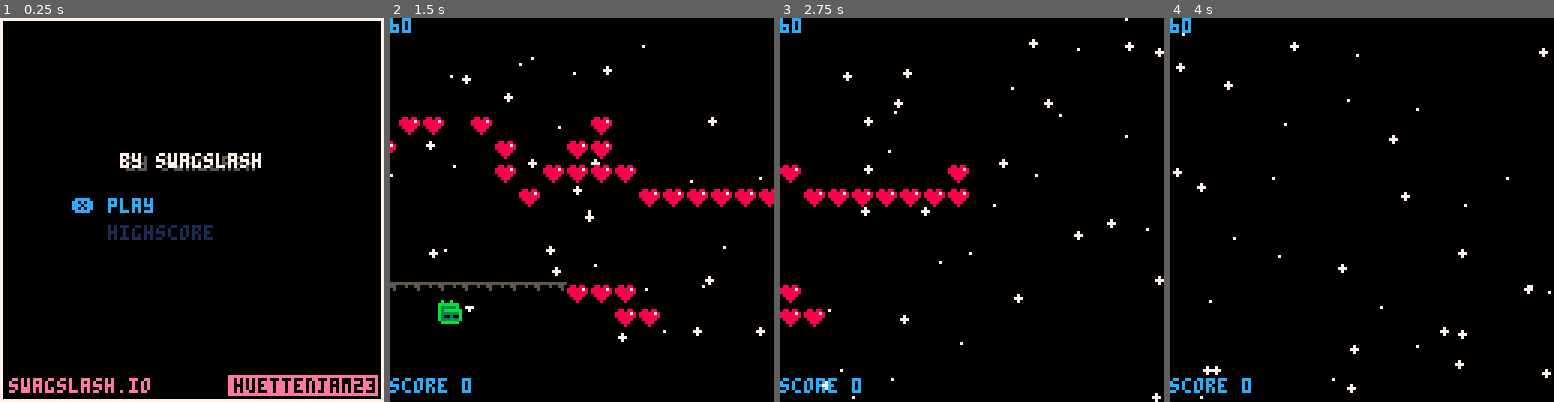
Above: before the commit, frames 1-4 (left to right).
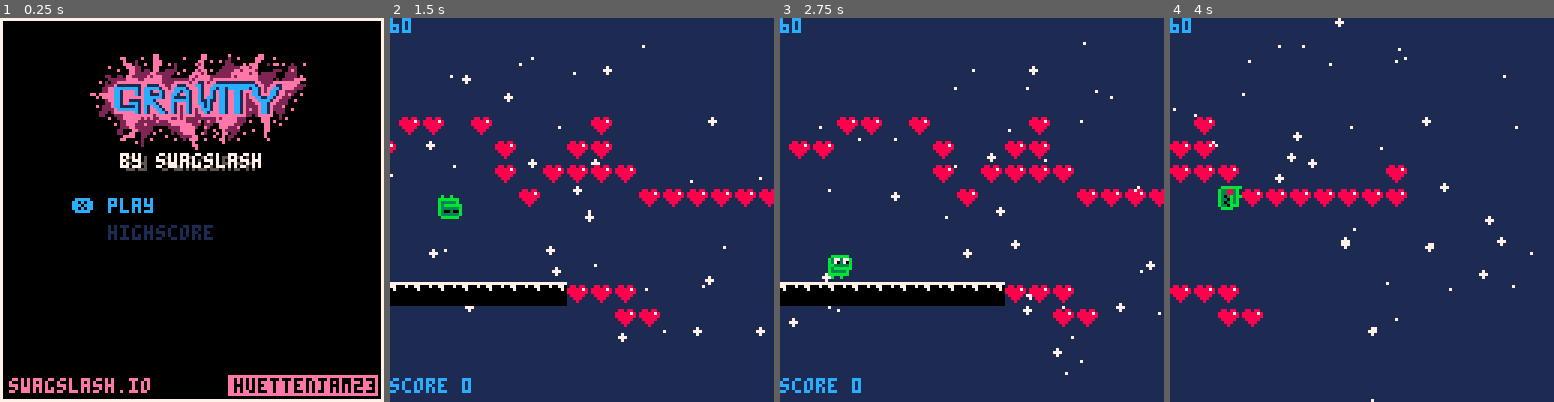
Above: after the commit, the same moments.

Repository: swagslash/huettenjam2023
Game: PICO-8 cartridge huettenjam2023.p8
The game is run twice, just before and just after one commit, with the same random seed, the same clock (stepped at 60 frames per second) and the same inputs.
Inputs:
- Up to frame 1 (0.25 s): no input
- Up to frame 2 (1.5 s): tap X (X key) at 0.33, 1.07 s; tap O (Z key) at 0.7 s
- Up to frame 3 (2.75 s): tap O (Z key) at 1.7, 2.1, 2.5 s; tap X (X key) at 1.85 s; hold Up 2.15-2.42 s
- Up to frame 4 (4 s): tap O (Z key) at 2.9, 3.3, 3.7 s; tap X (X key) at 2.97 s; hold Down 3.63-3.97 s

The runs differ from the first frame. In frame 1, 8.0% of the frame differs, in the area x 23-80%, y 9-35%; in frame 2, 93%; in frame 3, 97%; in frame 4, 100%, in the area x 0-100%, y 0-100%.

Commit message:
add simple game over

Diff:
--- a/huettenjam2023.p8
+++ b/huettenjam2023.p8
@@ -8,6 +8,7 @@
 #include scripts/main.lua
 #include scripts/menu.lua
 #include scripts/game.lua
+#include scripts/gameover.lua
 #include scripts/snow.lua
 #include scripts/utils.lua
 
@@ -271,7 +272,7 @@
 
 
 __gff__
-0001800000000000000000000000000000010000000000000000000000000000000000000000000000000000000000000000000000000000000000000000000000000000000000000000000000000000000000000000000000000000000000000000000000000000000000000000000000000000000000000000000000000000
+0003800000000000000000000000000000030200000000000000000000000000000000000000000000000000000000000000000000000000000000000000000000000000000000000000000000000000000000000000000000000000000000000000000000000000000000000000000000000000000000000000000000000000
 0000000000000000000000000000000000000000000000000000000000000000000000000000000000000000000000000000000000000000000000000000000000000000000000000000000000000000000000000000000000000000000000000000000000000000000000000000000000000000000000000000000000000000
 __map__
 1100000000000000000000000000000000000000000000000000000000000000000000000000000000000000000000000000000000000000000000000000000000000000000000000000000000000000000000000000000000000000000000000000000000000000000000000000000000000000000000000000000000000000
--- a/scripts/game.lua
+++ b/scripts/game.lua
@@ -5,7 +5,8 @@
     y = 60,
     fall_direction = 1,  -- 1 down, -1 up
     can_toggle = false,
-    last_time_grounded = 0
+    last_time_grounded = 0,
+    is_dead = false
 }
 
 score = 0
@@ -27,9 +28,12 @@
 -- draw offsets for the player and map to position it in the middle of the screen
 global_draw_offset_x = 0;
 global_draw_offset_y = 0;
+game_over_frames = 120
+
 
 -- this is basically _init
 function open_game()
+    game_over_frames = 120
     act_update = update_game
     act_draw = draw_game
 
@@ -44,12 +48,18 @@
     player.fall_direction = 1
     player.can_toggle = true
     player.last_time_grounded = t() - initial_fall_speed
+    player.is_dead = false
 
     score = 0
 end
 
 function update_game()
     update_snow()
+
+    if update_game_over() then
+        return
+    end
+
     -- scroll map to the left
     map_x_offset = map_x_offset - map_scroll_speed
 
@@ -62,9 +72,10 @@
 
 function draw_game()
     -- clear screen
-    cls()
+    cls(1)
     -- print fps
     print(stat(7))
+
     -- draw snow in background
     draw_snow()
     -- draw map
@@ -72,13 +83,16 @@
     -- draw player sprite
     local is_facing_down = player.fall_direction < 0
     local player_sprite = player.can_toggle and 3 or 4
+    player_sprite = not player.is_dead and player_sprite or 5
     spr(player_sprite, player.x + global_draw_offset_x, player.y + global_draw_offset_y, 1, 1, false, is_facing_down)
-    -- draw score
-    print('score ' .. score, 0, 120, 12)
-end
-
-function game_over()
-    open_game()
+
+    -- draw game over screen on top if dead
+    if (player.is_dead) then
+        draw_game_over()
+    else
+        -- draw score
+        print('score ' .. score, 0, 120, 12)
+    end
 end
 
 function toggle_gravity()
--- /dev/null
+++ b/scripts/gameover.lua
@@ -0,0 +1,30 @@
+function game_over()
+    player.is_dead = true
+end
+
+function update_game_over()
+    if (player.is_dead) then
+        if btnp(❎) then
+            open_game()
+        end
+        if btnp(🅾️) then
+            open_menu()
+        end
+
+        return true
+    end
+    return false
+end
+
+function draw_game_over()
+    if (game_over_frames > 0) then
+        game_over_frames -= 1
+        return
+    end
+
+    rect(19, 31, 32 + 64 + 13, 32 + 61, 12)
+    rectfill(20, 32, 32 + 64 + 12, 32 + 60, 7)
+    outline_print_center("game over", 40, 7, 1, 2)
+    print_center("score: "..score, 60)
+    print_center("press ❎ to try again", 80)
+end
--- a/scripts/utils.lua
+++ b/scripts/utils.lua
@@ -3,6 +3,17 @@
 end
 
 function outline_print(str, x, y, col, out_col, weight)
+    if not weight then weight = 1 end
+    for _x=-weight, weight do
+        for _y=-weight, weight do
+            print(str, x+_x, y+_y, out_col)
+        end
+    end
+    print(str, x, y, col)
+end
+
+function outline_print_center(str, y, col, out_col, weight)
+    x = 64 - #str*4 / 2
     if not weight then weight = 1 end
     for _x=-weight, weight do
         for _y=-weight, weight do
Not shown, changed: 48 lines of the sprite sheet (__gfx__) section of huettenjam2023.p8
